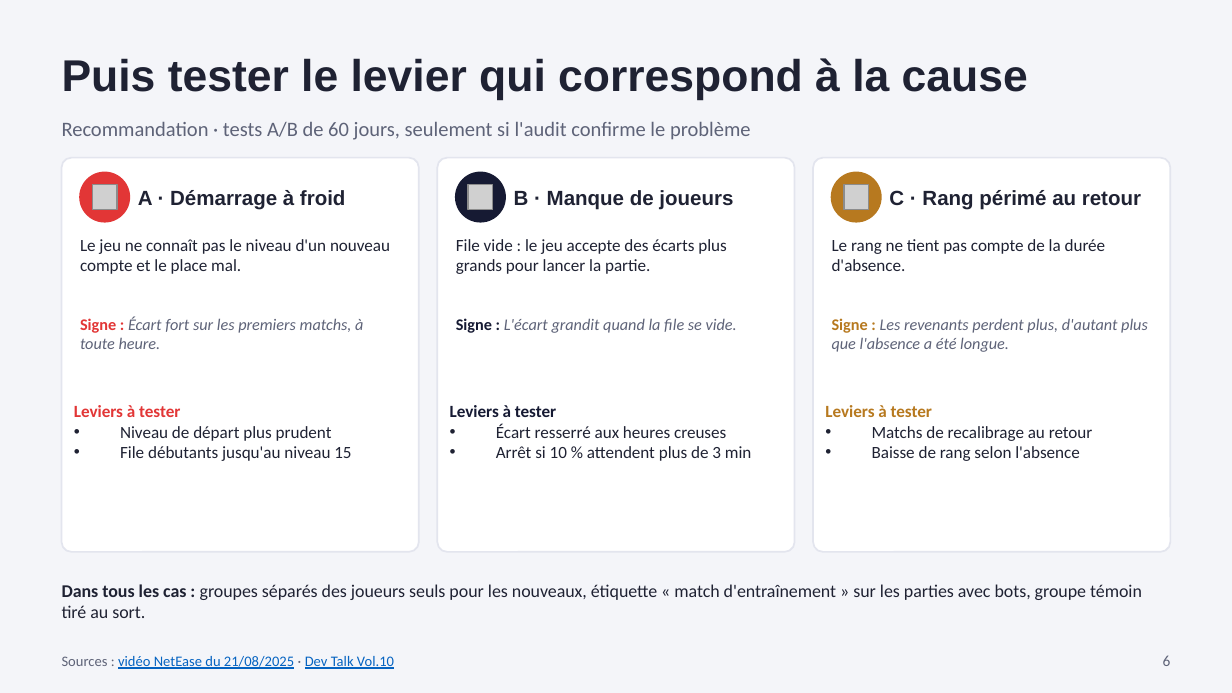
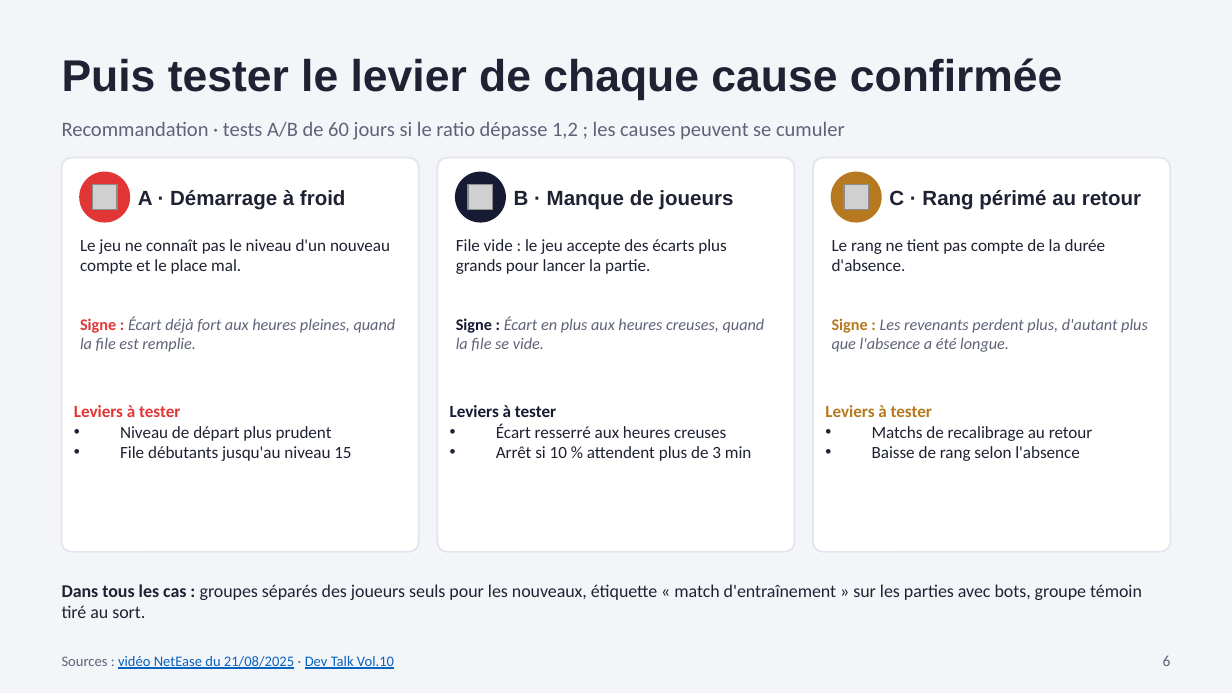
Before and after one commit to noeantoniov1-crypto/SOCIO, a slide deck: slide 6 of docs/presentation/pitch_marvel_rivals_netease.pptx. Drawn at 1232x693 pixels with LibreOffice and Linux fonts; fonts in the diff are those of the drawing; grey boxes stand for pictures. Boxes give left, top, right and bottom in pixels: in the first picture for what was removed or moved away, otherwise in the second. Text is boxed around its words. In the diff, an @@ line names an element or a change of style, - is before the commit and + after.

```diff
--- a/docs/presentation/pitch_marvel_rivals_netease.pptx
+++ b/docs/presentation/pitch_marvel_rivals_netease.pptx
@@ text at bbox=[62, 58, 1063, 100]: text changed @@
-Puis tester le levier qui correspond à la cause
+Puis tester le levier de chaque cause confirmée
@@ text at bbox=[62, 122, 845, 140]: text changed @@
-Recommandation · tests A/B de 60 jours, seulement si l'audit confirme le problème
+Recommandation · tests A/B de 60 jours si le ratio dépasse 1,2 ; les causes peuvent se cumuler
@@ text at bbox=[80, 317, 396, 352]: text changed @@
-Signe : Écart fort sur les premiers matchs, à toute heure.
+Signe : Écart déjà fort aux heures pleines, quand la file est remplie.
@@ text at bbox=[456, 317, 765, 351]: text changed @@
-Signe : L'écart grandit quand la file se vide.
+Signe : Écart en plus aux heures creuses, quand la file se vide.
```
Also in this commit, not shown: 3 other slides changed, 1 other file.
